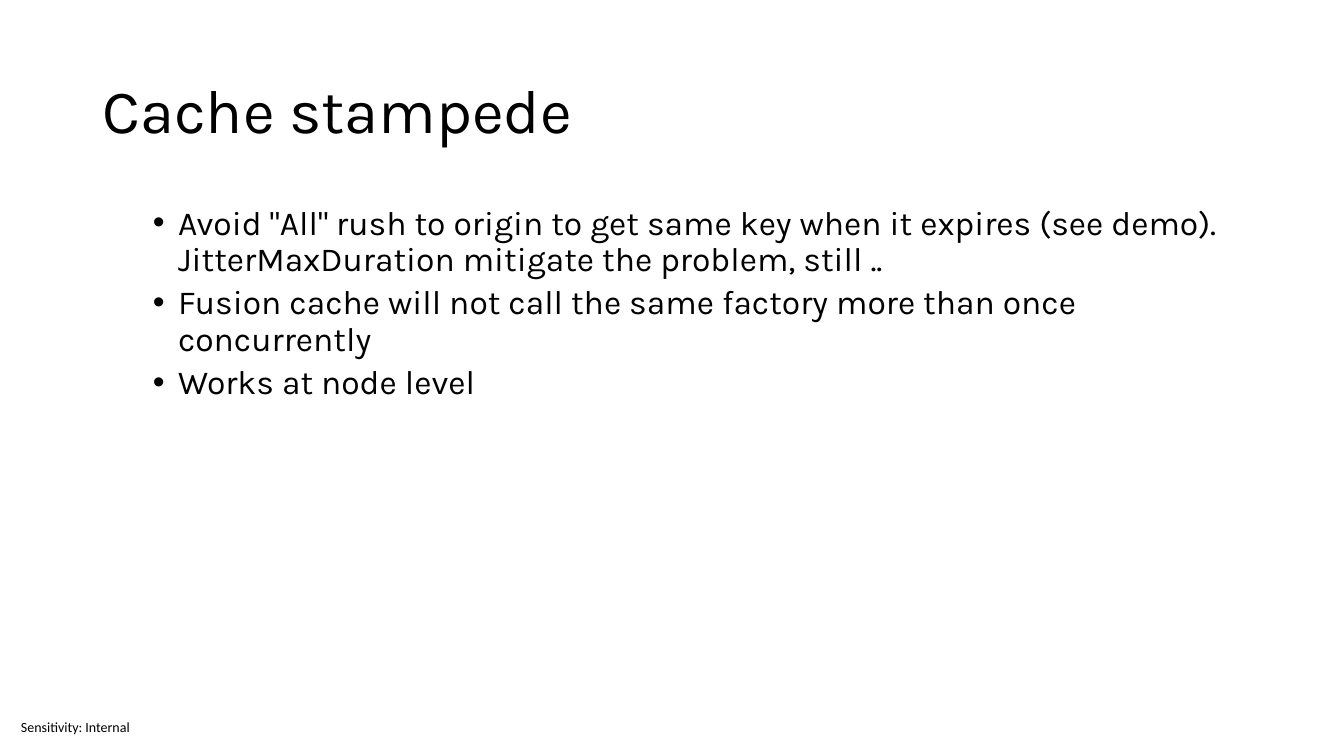
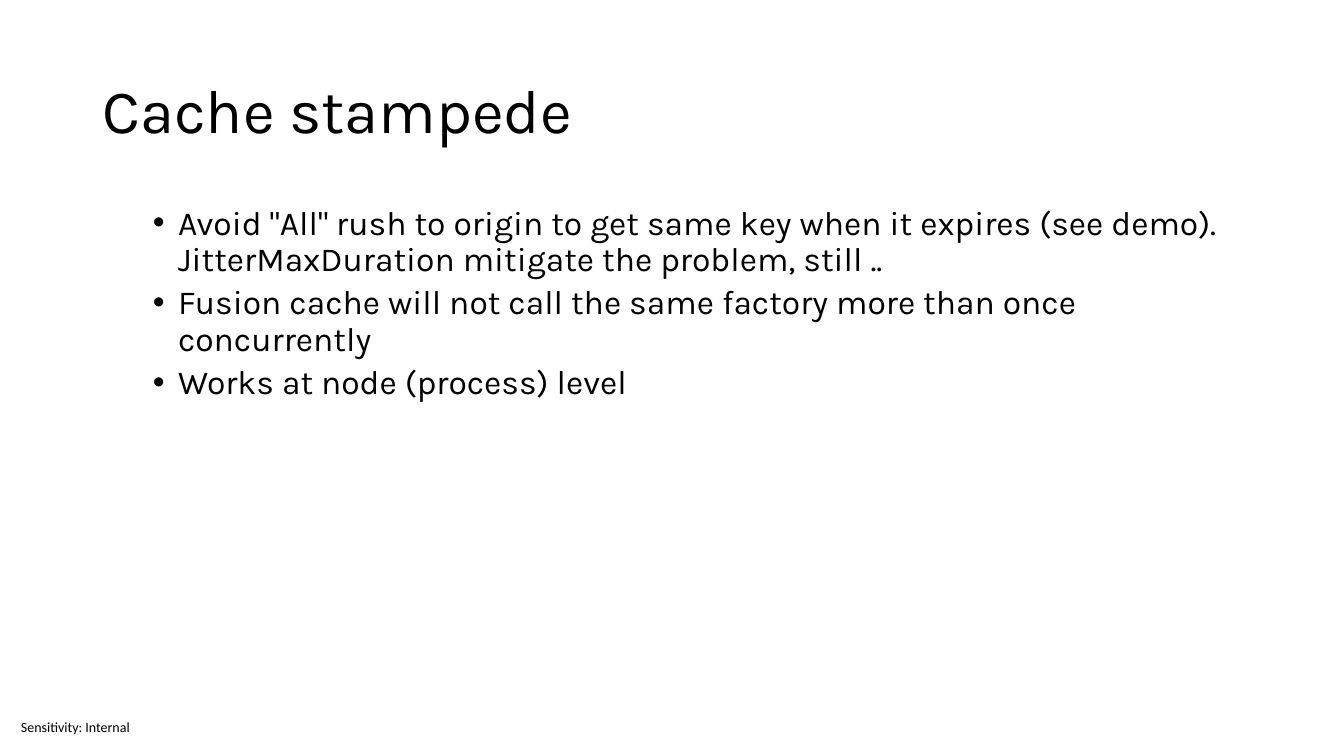
Before and after one commit to sabbadino/cache-like-a-pro-fusion-cache, a slide deck: slide 29 of cache-like-a-pro.pptx (slide 28 before the commit). Drawn at 1344x756 pixels with LibreOffice and Linux fonts; fonts in the diff are those of the drawing. Boxes give left, top, right and bottom in pixels: in the first picture for what was removed or moved away, otherwise in the second. Text is boxed around its words. In the diff, an @@ line names an element or a change of style, - is before the commit and + after.

```diff
--- a/cache-like-a-pro.pptx
+++ b/cache-like-a-pro.pptx
@@ text at (178, 369, 627, 402): text changed @@
-  • Works at node level
+  • Works at node (process) level
```
Also in this commit, not shown: 13 other slides changed, 1 slide added, 23 other files.
